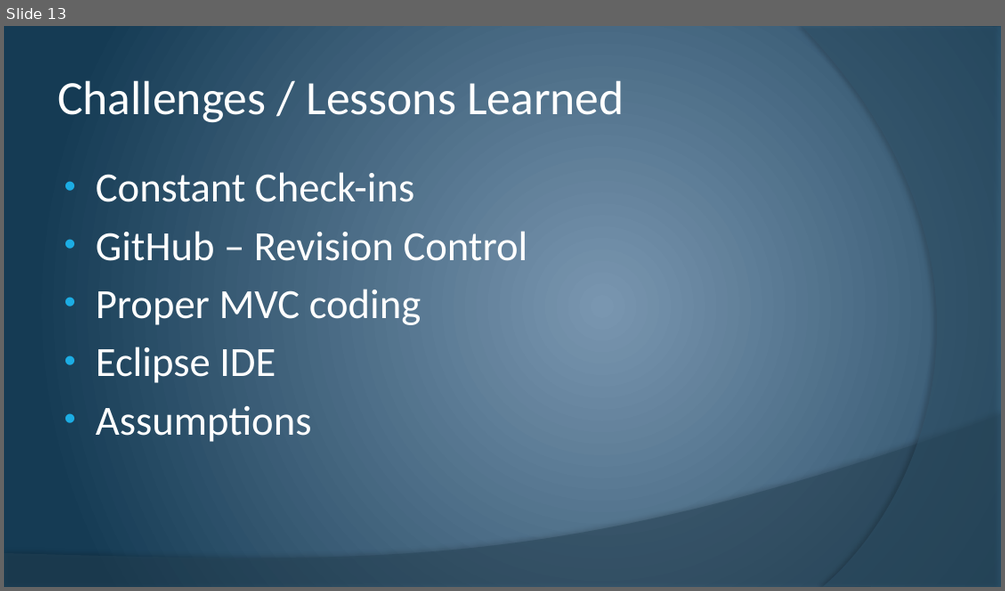
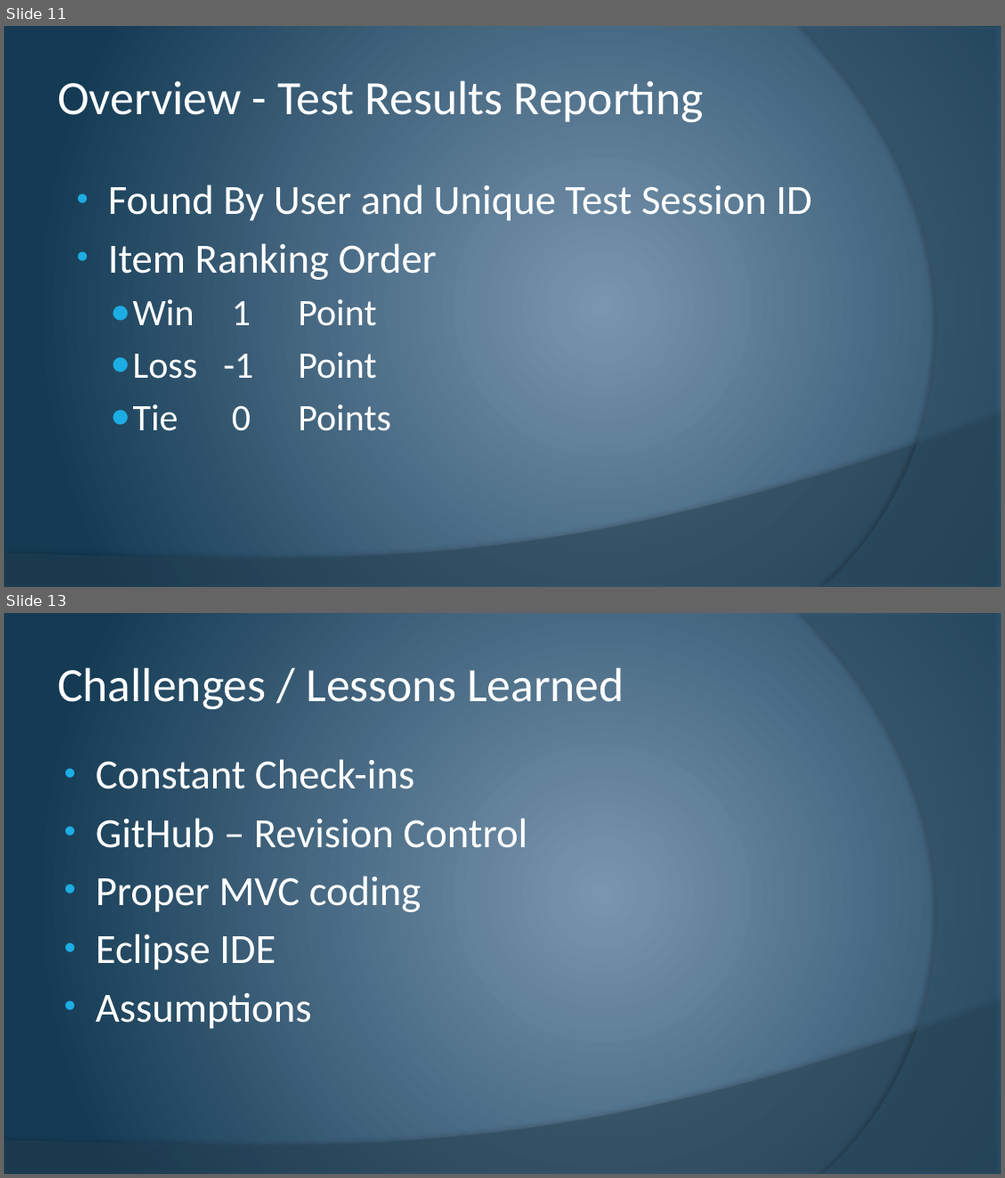
Before and after one commit to cstultz/cis234, a slide deck: assigns/assign10/t1-a10.pptx. Shown one above the other, each under a label of ours: slide 13 before the commit, slides 11 and 13 after it; the slides between them are not shown. The pictures are 1005x591 and 1005x1178 pixels, drawn with LibreOffice and Linux fonts; fonts in the diff are those of the drawing. Boxes give left, top, right and bottom in pixels: in the first picture for what was removed or moved away, otherwise in the second. Text is boxed around its words. In the diff, an @@ line names an element or a change of style, - is before the commit and + after.

```diff
--- a/assigns/assign10/t1-a10.pptx
+++ b/assigns/assign10/t1-a10.pptx
@@ slide 11 added at (x1=4, y1=26, x2=1001, y2=587), background gradient #7A96B0 to #153C55; not listed: 2 template elements that a slide beside it also shows @@
@@ title added at (x1=57, y1=80, x2=704, y2=122), 46 pt, text #FFFFFF @@
+Overview - Test Results Reporting
@@ text added at (x1=108, y1=184, x2=811, y2=431), 40 pt, text #FFFFFF @@
+• Found By User and Unique Test Session ID
+• Item Ranking Order
+  ● Win 1 Point
+  ● Loss -1 Point
+  ● Tie 0 Points
```
Also in this commit, not shown: 11 slides changed, 1 other slide added, 1 slide removed.
